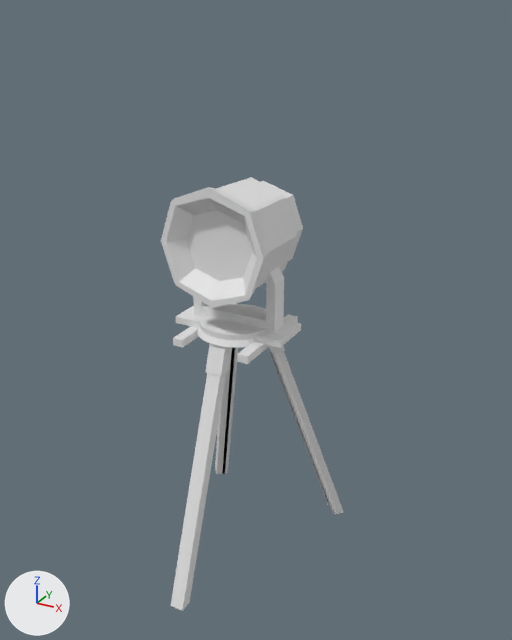
The FBX model GGJ2021/Assets/Objects/TriPod_1.fbx: old version first, new version second.
One viewpoint serves both versions: a 50 mm camera at (8.62, -14.68, 7.47) aimed at (0.55, 0.01, 0.12). The axes (+X, +Y, +Z) are drawn at lower left. The lights are the same throughout. Where no turn or scale is listed for an object, it has been applied to the vertices.

In view in the first picture: 'LightStand', 'TriPod', 'WorkLight'.
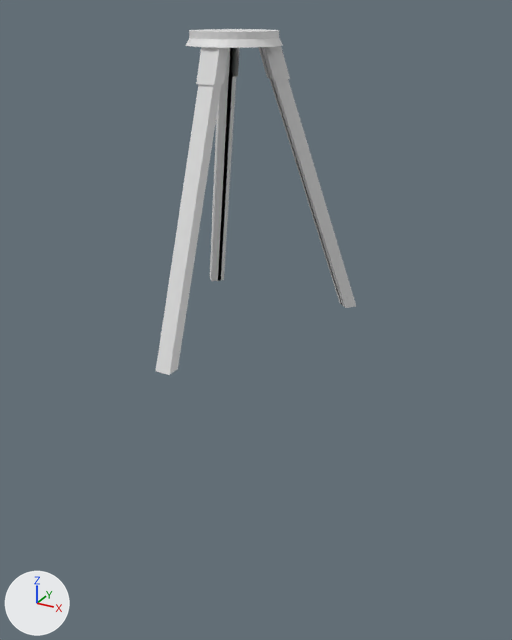
The newer file is also turned or shifted as a whole; pictures and numbers use the older file's frame.

The change, as JSON lines over the scene's bpy script:
```json
{"block": "me_cylinder_003", "where": "me_cylinder_003.from_pydata(...)  # 224 vertices, 248 faces; spans x -2.37..2.37, y -3.34..2.65, z -6.98..0.05"}
{"block": "me_cylinder_003", "where": "# used by ob_tripod; location = (0.0, 0.0, 0.0); rotation_euler = (-3.142, 0.0, 0.0), in degrees (-180, 0, 0); scale = (-1.0, -1.0, -1.0)"}
{"block": "me_cylinder_003", "change": "me_cylinder_003 part 1: the whole mesh is moved by (0.0, 0.0, 6.97)"}
{"op": "set", "path": "ob_tripod.rotation_euler", "old": "(-3.142, 0.0, 0.0)", "new": "(0.0, 0.0, 0.0)", "note": "degrees (-180, 0, 0) -> degrees (0, 0, 0)"}
{"op": "set", "path": "ob_tripod.scale", "old": "(-1.0, -1.0, -1.0)", "new": "(1.0, 1.0, 1.0)"}
{"op": "remove", "block": "ob_worklight", "code": ["ob_worklight = bpy.data.objects.new('WorkLight', me_cube_003)", "ob_worklight.location = (0.0, 0.0, 0.0)", "ob_worklight.rotation_euler = (-3.142, 0.0, 0.0)  # degrees (-180, 0, 0)", "ob_worklight.scale = (-1.0, -1.0, -1.0)"]}
{"op": "remove", "block": "ob_lightstand", "code": ["ob_lightstand = bpy.data.objects.new('LightStand', me_cube_004)", "ob_lightstand.location = (0.0, 0.0, -0.08)"]}
```

Boxes [x1, y1, x2, y2] around the edits, measured in the pictures (512 x 640 px):
```json
{"object": "TriPod", "change": "mesh moved, turned, rescaled", "before": [170, 304, 344, 611], "after": [156, 29, 356, 375]}
{"object": "WorkLight", "change": "deleted", "before": [161, 177, 303, 332]}
{"object": "LightStand", "change": "deleted", "before": [173, 303, 301, 364]}
```
